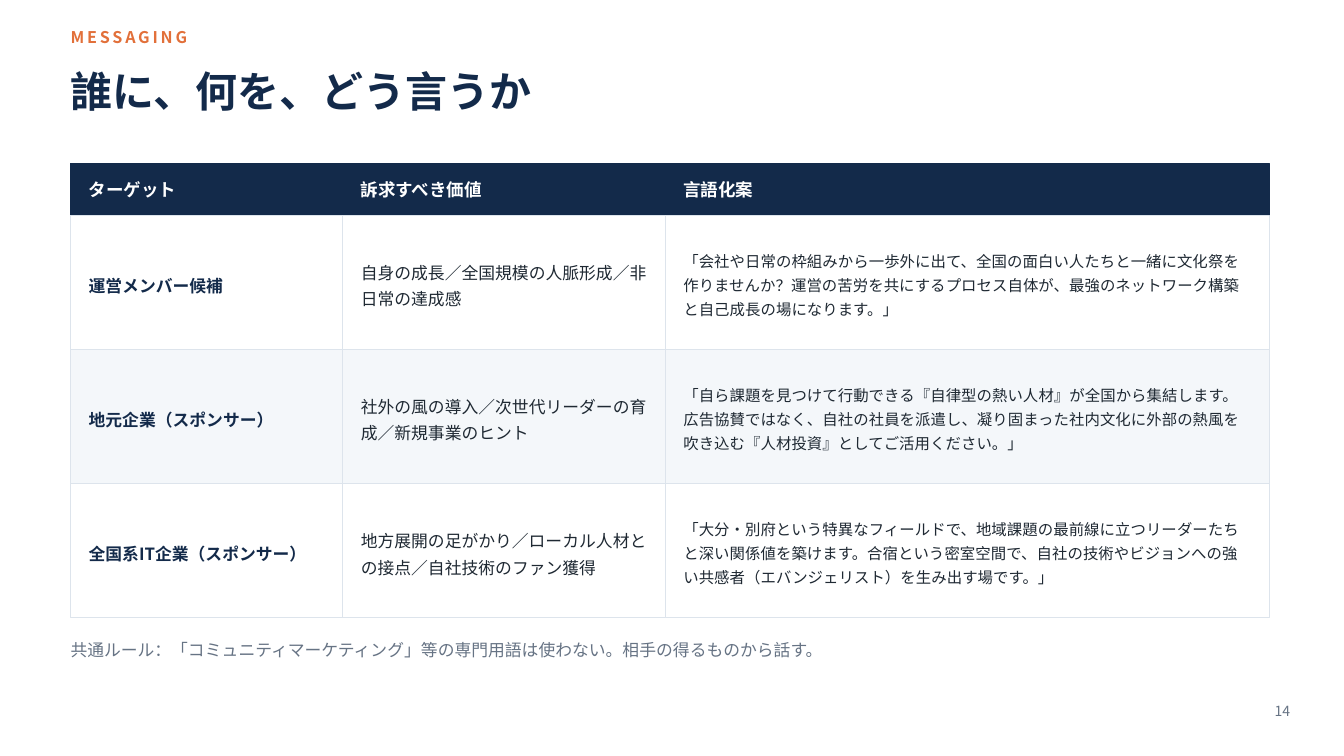
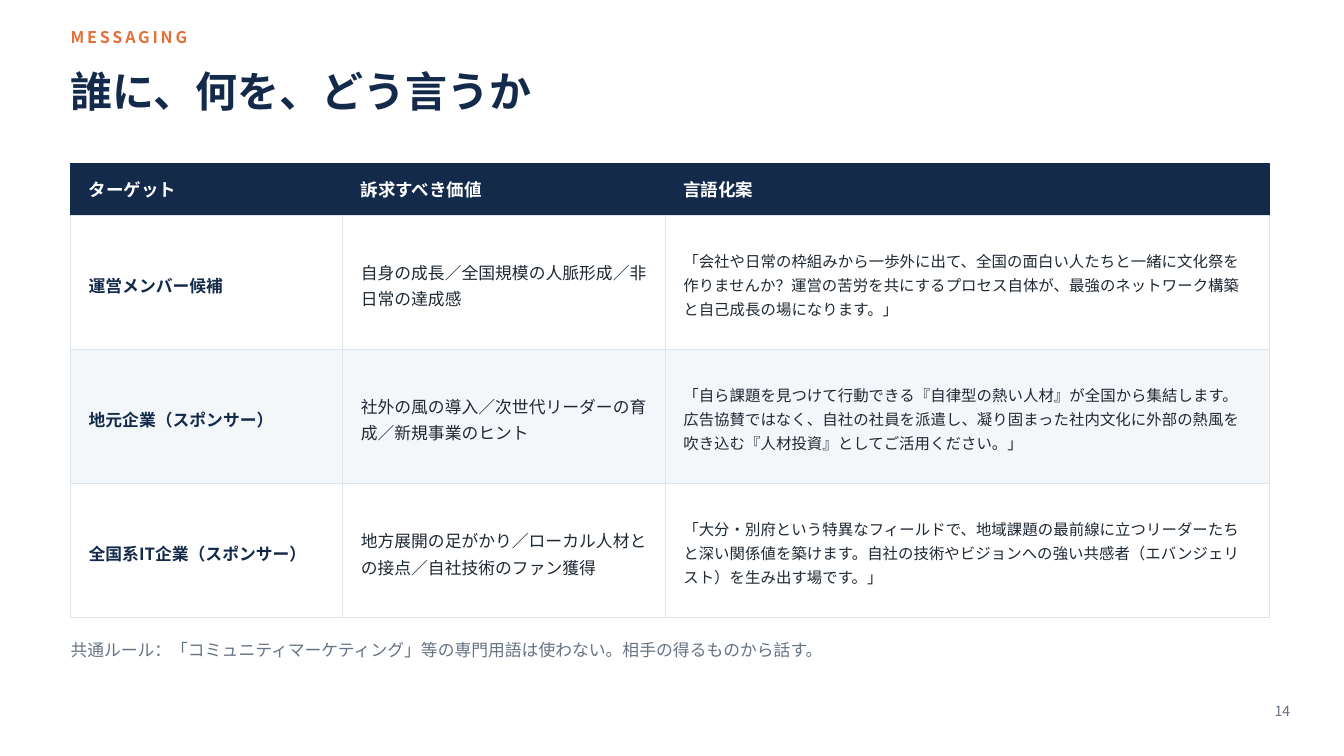
Before and after one commit to RyoWakabayashi/cls-beppu, a slide deck: slide 14 of docs/meetings/20260816/CLS別府第2回企画立案.pptx. Drawn at 1344x756 pixels with LibreOffice and Linux fonts; fonts in the diff are those of the drawing. Boxes give left, top, right and bottom in pixels: in the first picture for what was removed or moved away, otherwise in the second. Text is boxed around its words. In the diff, an @@ line names an element or a change of style, - is before the commit and + after.

```diff
--- a/docs/meetings/20260816/CLS別府第2回企画立案.pptx
+++ b/docs/meetings/20260816/CLS別府第2回企画立案.pptx
@@ text at (683, 522, 1239, 585): text changed @@
-「大分・別府という特異なフィールドで、地域課題の最前線に立つリーダーたちと深い関係値を築けます。合宿という密室空間で、自社の技術やビジョンへの強い共感者（エバンジェリスト）を生み出す場です。」
+「大分・別府という特異なフィールドで、地域課題の最前線に立つリーダーたちと深い関係値を築けます。自社の技術やビジョンへの強い共感者（エバンジェリスト）を生み出す場です。」
```
Also in this commit, not shown: 11 other slides changed, 2 other files.
